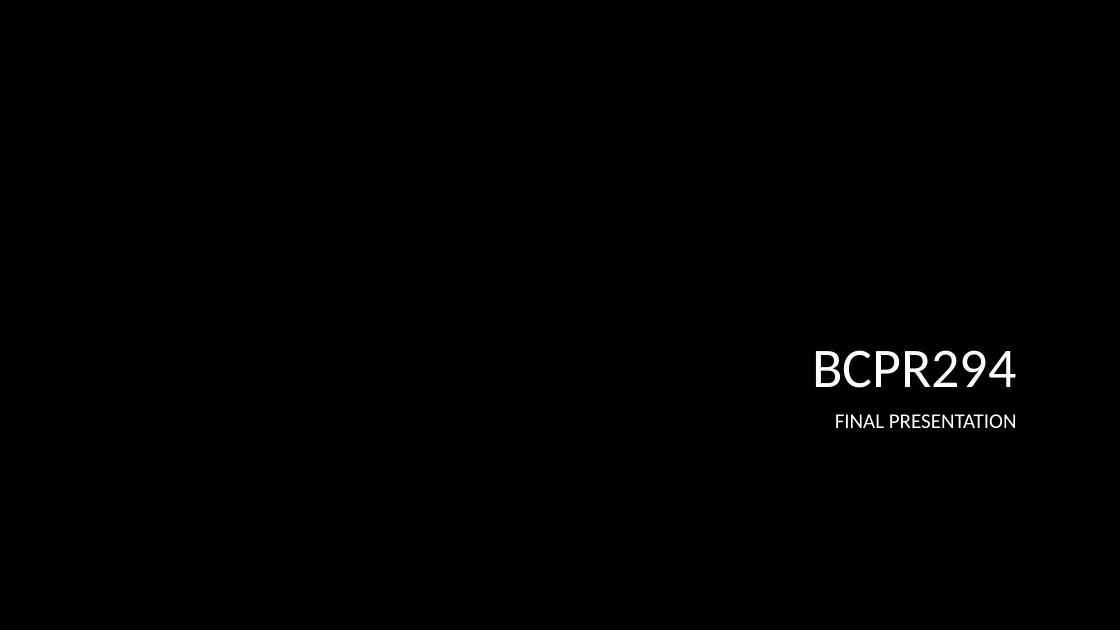
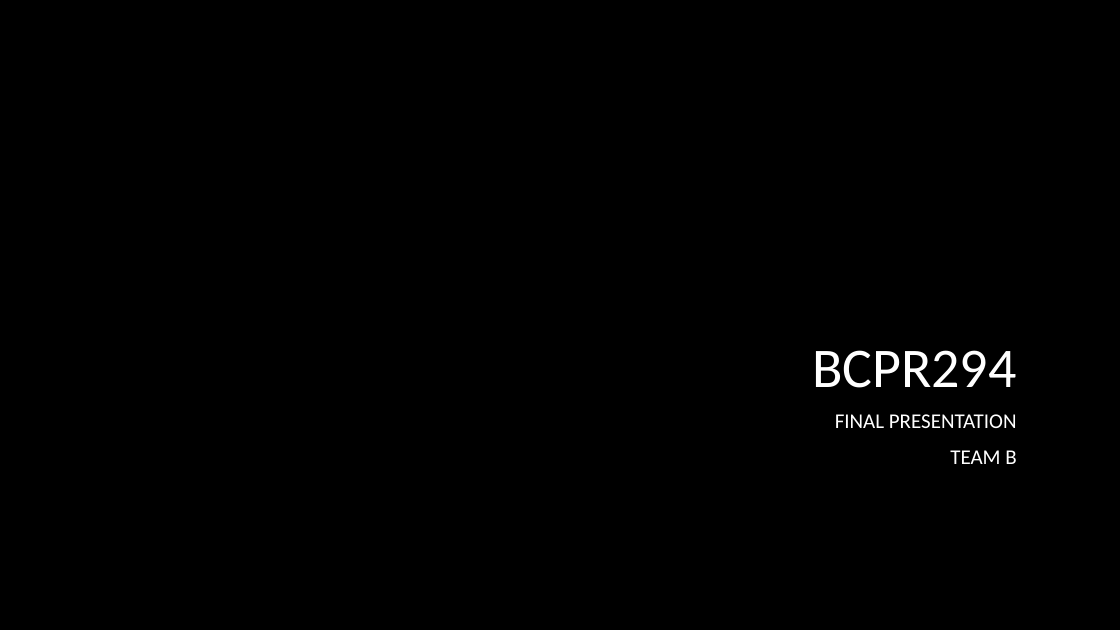
Before and after one commit to KBarros2014/TEAMB, a slide deck: slide 1 of site/documents/Final Presentation/final presentation.pptx. Drawn at 1120x630 pixels with LibreOffice and Linux fonts; fonts in the diff are those of the drawing; background and template pictures are left out. Boxes give left, top, right and bottom in pixels: in the first picture for what was removed or moved away, otherwise in the second. Text is boxed around its words. In the diff, an @@ line names an element or a change of style, - is before the commit and + after.

```diff
--- a/site/documents/Final Presentation/final presentation.pptx
+++ b/site/documents/Final Presentation/final presentation.pptx
@@ subtitle at (x1=950, y1=450, x2=1016, y2=464): paragraph added @@
+TEAM B
```
Also in this commit, not shown: 1 other slide changed, 6 slides added, 5 slides removed.
